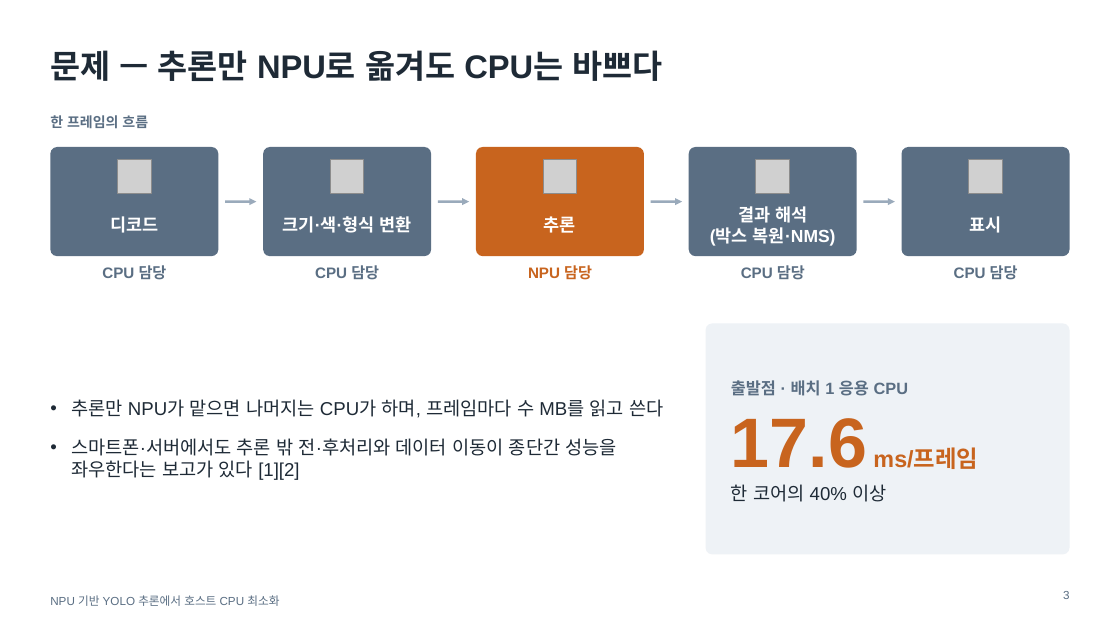
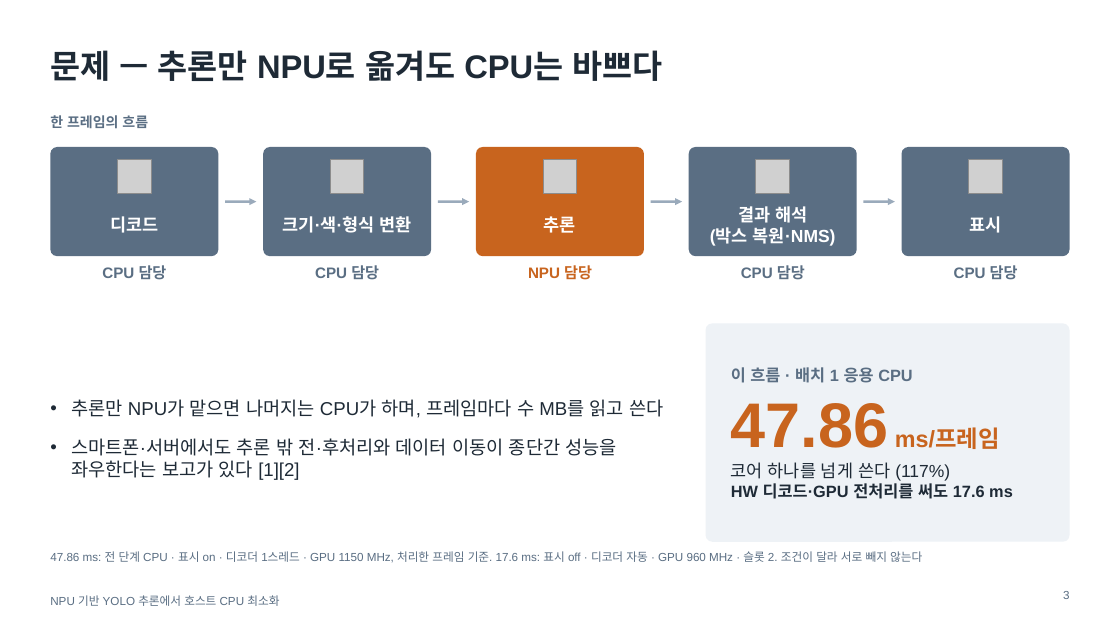
Before and after one commit to jinbeomjeong/yolo_vulkan_optimize, a slide deck: slide 3 of 10_paper/talk/out/yolo_npu_cpu_offload_talk_v6.pptx. Drawn at 1120x630 pixels with LibreOffice and Linux fonts; fonts in the diff are those of the drawing; grey boxes stand for pictures. Boxes give left, top, right and bottom in pixels: in the first picture for what was removed or moved away, otherwise in the second. Text is boxed around its words. In the diff, an @@ line names an element or a change of style, - is before the commit and + after.

```diff
--- a/10_paper/talk/out/yolo_npu_cpu_offload_talk_v6.pptx
+++ b/10_paper/talk/out/yolo_npu_cpu_offload_talk_v6.pptx
@@ rounded rectangle resized from (x1=706, y1=323, x2=1070, y2=555) to (x1=706, y1=323, x2=1070, y2=542) @@
@@ rounded rectangle at (x1=706, y1=323, x2=1070, y2=542): proportions changed @@
@@ text at (x1=731, y1=367, x2=1013, y2=499): text changed; text colour #5A6E83 to #1E2A36 @@
-출발점 · 배치 1 응용 CPU
-17.6 ms/프레임
-한 코어의 40% 이상
+이 흐름 · 배치 1 응용 CPU
+47.86 ms/프레임
+코어 하나를 넘게 쓴다 (117%)
+HW 디코드·GPU 전처리를 써도 17.6 ms
@@ text added at (x1=50, y1=551, x2=922, y2=562), 10 pt, text #5A6E83 @@
+47.86 ms: 전 단계 CPU · 표시 on · 디코더 1스레드 · GPU 1150 MHz, 처리한 프레임 기준. 17.6 ms: 표시 off · 디코더 자동 · GPU 960 MHz · 슬롯 2. 조건이 달라 서로 빼지 않는다
```
Also in this commit, not shown: 3 other files.
